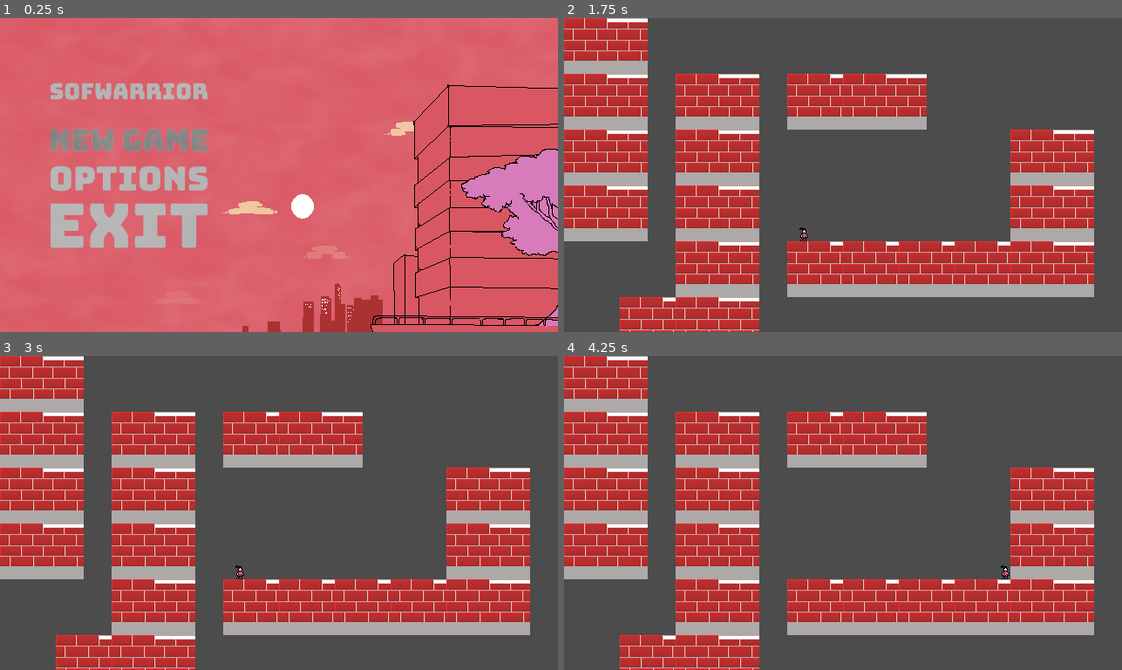
Above: before the commit, frames 1-4 (two rows, left to right).
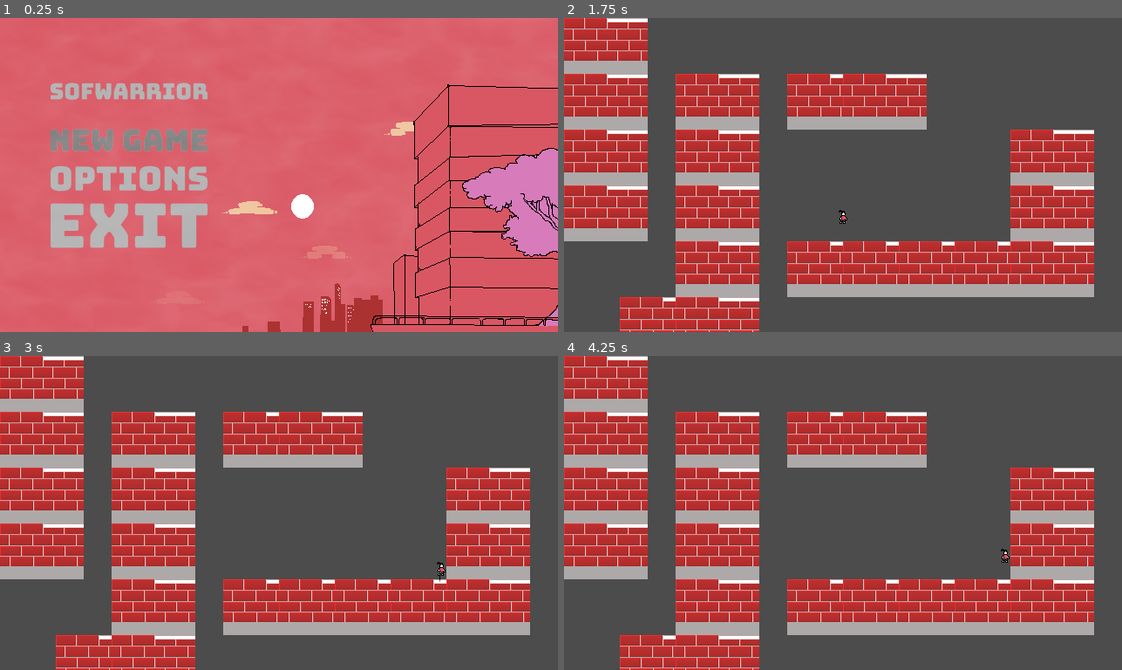
Above: after the commit, the same moments.

Repository: marcelo-lemos/Softwarrior
Game: Godot game, scene res://Nodes/UI/TitleScreen.tscn
Two runs of this game, one before a commit and one after it. Both use one fixed random seed, a clock stepped at 60 frames per second and the inputs below. The engine's default icon, where the game draws it, is replaced by a stand-in: a white triangle on a blue panel in a dark square.
Inputs (mouse positions are in pixels of both pictures, inside the frame that each line leads up to):
- Up to frame 1 (0.25 s): no input
- Up to frame 2 (1.75 s): click (692, 140) at 0.5 s; tap Enter (ui_accept) at 1.25 s; hold Right (ui_right) from 1.28 s (still down); hold X (attack) from 1.28 s (still down); tap Z (jump) at 1.52, 1.55 s
- Up to frame 3 (3 s): tap Z (jump) at 1.82, 2.1, 2.27, 2.57 s; release X (attack) at 2.03 s; tap X (attack) at 2.3 s; release Right (ui_right) at 2.78 s; hold Left (ui_left) from 2.78 s (still down); hold X (attack) from 2.78 s (still down)
- Up to frame 4 (4.25 s): tap Z (jump) at 3.05, 3.77, 4.07 s; release Left (ui_left) at 3.53 s; release X (attack) at 3.53 s; hold Right (ui_right) from 3.53 s (still down); tap C (dash) at 3.6 s; tap X (attack) at 3.8 s

The runs differ from the first frame. In frame 1, 0.2% of the frame differs, in the area x 82-100%, y 41-77%; in frame 2, less than 0.1%; in frame 3, less than 0.1%; in frame 4, less than 0.1%.

Commit message:
basic melee

Diff:
--- a/game/Nodes/Characters/Player/Attack.gd
+++ b/game/Nodes/Characters/Player/Attack.gd
@@ -1,16 +1,23 @@
 extends "res://Nodes/Characters/Player/Motion.gd"
-
-onready var katana = get_node("../../Katana")
 
 func enter():
 	print("Entered KATANA")
-	katana.get_node("AnimationPlayer").play("idle")
+	player.katana.get_node("AnimationPlayer").play("attack")
 	.enter()
 
 func exit():
 	print("Exiting KATANA")
 	.exit()
 
+func handle_input(event):
+	if event.is_action_pressed("jump") and body.is_on_floor():
+		player.katana._change_state(0)
+		emit_signal("finished", "jump")
+	return .handle_input(event)
+
+func update(delta):
+	.update(delta)
+
 func _on_Katana_attack_finished():
 	print("lixo")
 	emit_signal("finished", "previous")
--- a/game/Nodes/Characters/Player/Player.tscn
+++ b/game/Nodes/Characters/Player/Player.tscn
@@ -3,16 +3,16 @@
 [ext_resource path="res://Nodes/Characters/Player/PlayerController.gd" type="Script" id=1]
 [ext_resource path="res://Nodes/Characters/GenericCharacter.tscn" type="PackedScene" id=2]
 [ext_resource path="res://Assets/Sprites/MC/MapCharIdle0000.png" type="Texture" id=3]
-[ext_resource path="res://Nodes/Characters/Player/PlayerStateMachine.gd" type="Script" id=4]
-[ext_resource path="res://Nodes/Characters/Player/Move.gd" type="Script" id=5]
-[ext_resource path="res://Nodes/Characters/Player/Jump.gd" type="Script" id=6]
-[ext_resource path="res://Nodes/Characters/Player/Dash.gd" type="Script" id=7]
-[ext_resource path="res://Nodes/Characters/Player/MidAir.gd" type="Script" id=8]
-[ext_resource path="res://Nodes/Characters/Player/OnWall.gd" type="Script" id=9]
-[ext_resource path="res://Nodes/Characters/Player/SecondJump.gd" type="Script" id=10]
-[ext_resource path="res://Nodes/Characters/Player/Attack.gd" type="Script" id=11]
-[ext_resource path="res://Nodes/Combat/shurikenShots.gd" type="Script" id=12]
-[ext_resource path="res://Nodes/Combat/Katana.tscn" type="PackedScene" id=13]
+[ext_resource path="res://Nodes/Combat/Katana.tscn" type="PackedScene" id=4]
+[ext_resource path="res://Nodes/Characters/Player/PlayerStateMachine.gd" type="Script" id=5]
+[ext_resource path="res://Nodes/Characters/Player/Move.gd" type="Script" id=6]
+[ext_resource path="res://Nodes/Characters/Player/Jump.gd" type="Script" id=7]
+[ext_resource path="res://Nodes/Characters/Player/Dash.gd" type="Script" id=8]
+[ext_resource path="res://Nodes/Characters/Player/MidAir.gd" type="Script" id=9]
+[ext_resource path="res://Nodes/Characters/Player/OnWall.gd" type="Script" id=10]
+[ext_resource path="res://Nodes/Characters/Player/SecondJump.gd" type="Script" id=11]
+[ext_resource path="res://Nodes/Characters/Player/Attack.gd" type="Script" id=12]
+[ext_resource path="res://Nodes/Combat/shurikenShots.gd" type="Script" id=13]
 
 [sub_resource type="RectangleShape2D" id=1]
 extents = Vector2( 6.11917, 8.2581 )
@@ -29,41 +29,41 @@
 position = Vector2( 0.15, 0.06 )
 shape = SubResource( 1 )
 
+[node name="Katana" parent="GenericCharacter" instance=ExtResource( 4 )]
+position = Vector2( -1, 3 )
+scale = Vector2( 0.30113, 0.31541 )
+
 [node name="StateMachine" type="Node" parent="GenericCharacter"]
-script = ExtResource( 4 )
+script = ExtResource( 5 )
 START_STATE = NodePath("Move")
 
 [node name="Move" type="Node" parent="GenericCharacter/StateMachine"]
-script = ExtResource( 5 )
+script = ExtResource( 6 )
 
 [node name="Jump" type="Node" parent="GenericCharacter/StateMachine"]
-script = ExtResource( 6 )
+script = ExtResource( 7 )
 
 [node name="Dash" type="Node" parent="GenericCharacter/StateMachine"]
-script = ExtResource( 7 )
+script = ExtResource( 8 )
 
 [node name="MidAir" type="Node" parent="GenericCharacter/StateMachine"]
-script = ExtResource( 8 )
+script = ExtResource( 9 )
 
 [node name="OnWall" type="Node" parent="GenericCharacter/StateMachine"]
-script = ExtResource( 9 )
+script = ExtResource( 10 )
 
 [node name="SecondJump" type="Node" parent="GenericCharacter/StateMachine"]
-script = ExtResource( 10 )
+script = ExtResource( 11 )
 
 [node name="Attack" type="Node" parent="GenericCharacter/StateMachine"]
-script = ExtResource( 11 )
+script = ExtResource( 12 )
 
 [node name="Shuriken" type="Node2D" parent="GenericCharacter"]
-script = ExtResource( 12 )
+script = ExtResource( 13 )
 
 [node name="CooldownTimer" type="Timer" parent="GenericCharacter/Shuriken"]
 wait_time = 0.2
 
-[node name="Katana" parent="GenericCharacter" instance=ExtResource( 13 )]
-position = Vector2( -3, 3 )
-scale = Vector2( 0.30113, 0.31541 )
-
 [connection signal="attack_finished" from="GenericCharacter/Katana" to="GenericCharacter/StateMachine/Attack" method="_on_Katana_attack_finished"]
 
 [editable path="GenericCharacter"]
--- a/game/Nodes/Characters/Player/PlayerController.gd
+++ b/game/Nodes/Characters/Player/PlayerController.gd
@@ -12,6 +12,7 @@
 var has_double_jump = true
 var shuriken_shots = 4
 onready var shuriken = $GenericCharacter/Shuriken
+onready var katana = $GenericCharacter/Katana
 
 func _process(delta):
 	velocity.y += 10
--- a/game/Nodes/Characters/Player/PlayerStateMachine.gd
+++ b/game/Nodes/Characters/Player/PlayerStateMachine.gd
@@ -17,6 +17,8 @@
 	if state_name in ["jump", "dash", "attack"]:
 		states_stack.push_front(states_map[state_name])
 
+	if state_name == "attack":
+		get_node("../Katana").attack()
 	._change_state(state_name)
 
 func _input(event):
--- a/game/Nodes/Combat/Katana.gd
+++ b/game/Nodes/Combat/Katana.gd
@@ -15,13 +15,22 @@
 var combo = [{
 		'damage': 1,
 		'animation': 'attack',
+	},
+	{
+		'damage': 1,
+		'animation': 'attack2',
+	},
+	{
+		'damage': 1,
+		'animation': 'attack3',
 	}]
 
 var hit_objects = []
 
 func _ready():
-	$AnimationPlayer.connect('animation_finished', self, "_on_animation_finished")
+	#$AnimationPlayer.connect('animation_finished', self, "_on_animation_finished")
 	self.connect("body_entered", self, "_on_body_entered")
+	print("lixo ready")
 	_change_state(STATES.IDLE)
 
 func _change_state(new_state):
@@ -42,6 +51,7 @@
 			$AnimationPlayer.play(attack_current['animation'])
 			visible = true
 			monitoring = true
+			print(attack_current)
 	state = new_state
 
 func _input(event):
@@ -54,6 +64,7 @@
 
 func _physics_process(delta):
 	if attack_input_state == ATTACK_INPUT_STATES.REGISTERED and ready_for_next_attack:
+		print("attaque")
 		attack()
 
 func attack():
@@ -76,16 +87,11 @@
 	hit_objects.append(body.get_rid().get_id())
 	body.take_damage(self, attack_current['damage'])
 
-func _on_animation_finished(name):
+func _on_AnimationPlayer_animation_finished(anim_name):
 	if not attack_current:
 		return
-
 	if attack_input_state == ATTACK_INPUT_STATES.REGISTERED and combo_count < MAX_COMBO_COUNT:
 		attack()
 	else:
 		_change_state(STATES.IDLE)
 		emit_signal("attack_finished")
-
-func _on_StateMachine_state_changed(current_state):
-	if current_state.name == "Attack":
-		attack()
--- a/game/Nodes/Combat/Katana.tscn
+++ b/game/Nodes/Combat/Katana.tscn
@@ -17,10 +17,10 @@
 tracks/0/imported = false
 tracks/0/enabled = true
 tracks/0/keys = {
-"times": PoolRealArray( 0, 0.001, 0.15, 0.25, 0.4 ),
-"transitions": PoolRealArray( 1, 1, 1, 1, 1 ),
+"times": PoolRealArray( 0, 0.001, 0.15, 0.25 ),
+"transitions": PoolRealArray( 1, 1, 1, 1 ),
 "update": 0,
-"values": [ -13.8357, -13.8357, -155.734, -147.15, -12.0241 ]
+"values": [ -13.8357, -13.8357, -155.734, -147.15 ]
 }
 tracks/1/type = "value"
 tracks/1/path = NodePath(".:visible")
@@ -34,9 +34,113 @@
 "update": 1,
 "values": [ true ]
 }
+tracks/2/type = "method"
+tracks/2/path = NodePath(".")
+tracks/2/interp = 1
+tracks/2/loop_wrap = true
+tracks/2/imported = false
+tracks/2/enabled = true
+tracks/2/keys = {
+"times": PoolRealArray( 0.15, 0.25 ),
+"transitions": PoolRealArray( 1, 1 ),
+"values": [ {
+"args": [  ],
+"method": "set_attack_input_listening"
+}, {
+"args": [  ],
+"method": "set_ready_for_next_attack"
+} ]
+}
 
 [sub_resource type="Animation" id=3]
-resource_name = "idle"
+resource_name = "attack2"
+length = 0.5
+step = 0.05
+tracks/0/type = "value"
+tracks/0/path = NodePath(".:rotation_degrees")
+tracks/0/interp = 1
+tracks/0/loop_wrap = true
+tracks/0/imported = false
+tracks/0/enabled = true
+tracks/0/keys = {
+"times": PoolRealArray( 0, 0.1, 0.25, 0.35 ),
+"transitions": PoolRealArray( 1, 1, 1, 1 ),
+"update": 0,
+"values": [ -147.15, -147.15, 7.17276, 7.17276 ]
+}
+tracks/1/type = "method"
+tracks/1/path = NodePath(".")
+tracks/1/interp = 1
+tracks/1/loop_wrap = true
+tracks/1/imported = false
+tracks/1/enabled = true
+tracks/1/keys = {
+"times": PoolRealArray( 0.25, 0.35 ),
+"transitions": PoolRealArray( 1, 1 ),
+"values": [ {
+"args": [  ],
+"method": "set_attack_input_listening"
+}, {
+"args": [  ],
+"method": "set_ready_for_next_attack"
+} ]
+}
+tracks/2/type = "value"
+tracks/2/path = NodePath(".:visible")
+tracks/2/interp = 1
+tracks/2/loop_wrap = true
+tracks/2/imported = false
+tracks/2/enabled = true
+tracks/2/keys = {
+"times": PoolRealArray( 0 ),
+"transitions": PoolRealArray( 1 ),
+"update": 1,
+"values": [ true ]
+}
+
+[sub_resource type="Animation" id=4]
+resource_name = "attack3"
+length = 0.5
+step = 0.05
+tracks/0/type = "value"
+tracks/0/path = NodePath(".:rotation_degrees")
+tracks/0/interp = 1
+tracks/0/loop_wrap = true
+tracks/0/imported = false
+tracks/0/enabled = true
+tracks/0/keys = {
+"times": PoolRealArray( 0, 0.2, 0.4, 0.5 ),
+"transitions": PoolRealArray( 1, 1, 1, 1 ),
+"update": 0,
+"values": [ 7.17276, 7.17276, -136.033, -136.033 ]
+}
+tracks/1/type = "value"
+tracks/1/path = NodePath(".:position")
+tracks/1/interp = 1
+tracks/1/loop_wrap = true
+tracks/1/imported = false
+tracks/1/enabled = true
+tracks/1/keys = {
+"times": PoolRealArray( 0.2, 0.4, 0.5 ),
+"transitions": PoolRealArray( 1, 1, 1 ),
+"update": 0,
+"values": [ Vector2( 0, 0 ), Vector2( 0, 0 ), Vector2( 0, 0 ) ]
+}
+tracks/2/type = "value"
+tracks/2/path = NodePath(".:visible")
+tracks/2/interp = 1
+tracks/2/loop_wrap = true
+tracks/2/imported = false
+tracks/2/enabled = true
+tracks/2/keys = {
+"times": PoolRealArray( 0 ),
+"transitions": PoolRealArray( 1 ),
+"update": 1,
+"values": [ true ]
+}
+
+[sub_resource type="Animation" id=5]
+length = 0.01
 tracks/0/type = "value"
 tracks/0/path = NodePath(".:visible")
 tracks/0/interp = 1
@@ -51,18 +155,22 @@
 }
 
 [node name="Katana" type="Area2D"]
-rotation = -0.241479
+rotation = 0.125188
 script = ExtResource( 1 )
 
 [node name="CollisionShape2D" type="CollisionShape2D" parent="."]
-position = Vector2( -11.5868, 11.4927 )
-rotation = -2.36436
+position = Vector2( -16.3642, 15.3301 )
+rotation = -2.32984
 shape = SubResource( 1 )
 
 [node name="AnimationPlayer" type="AnimationPlayer" parent="."]
 anims/attack = SubResource( 2 )
-anims/idle = SubResource( 3 )
+anims/attack2 = SubResource( 3 )
+anims/attack3 = SubResource( 4 )
+anims/idle = SubResource( 5 )
 
 [node name="Sprite" type="Sprite" parent="."]
-position = Vector2( -13.5561, 3.38903 )
+position = Vector2( -18.9325, 7.8041 )
 texture = ExtResource( 2 )
+
+[connection signal="animation_finished" from="AnimationPlayer" to="." method="_on_AnimationPlayer_animation_finished"]
--- a/game/Nodes/UI/TitleScreen.tscn
+++ b/game/Nodes/UI/TitleScreen.tscn
@@ -97,7 +97,7 @@
 [node name="Arvore" type="AnimatedSprite" parent="."]
 z_index = 3
 frames = SubResource( 1 )
-frame = 5
+frame = 6
 playing = true
 centered = false
 
Not shown: 1 places in game/Nodes/Combat/Katana.tscn that only renumber resources
